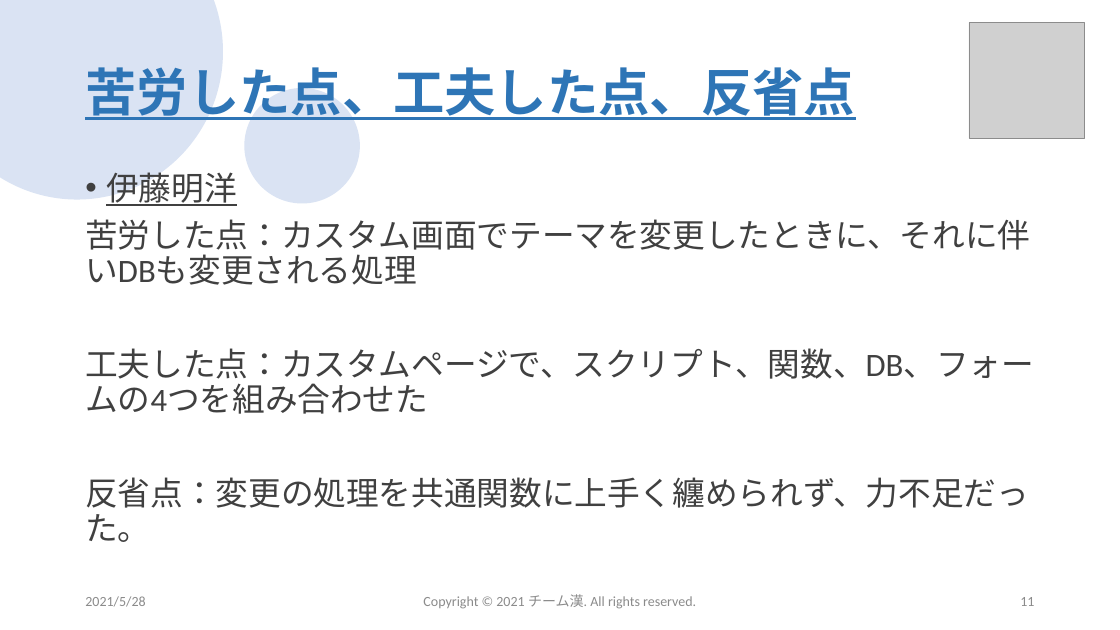
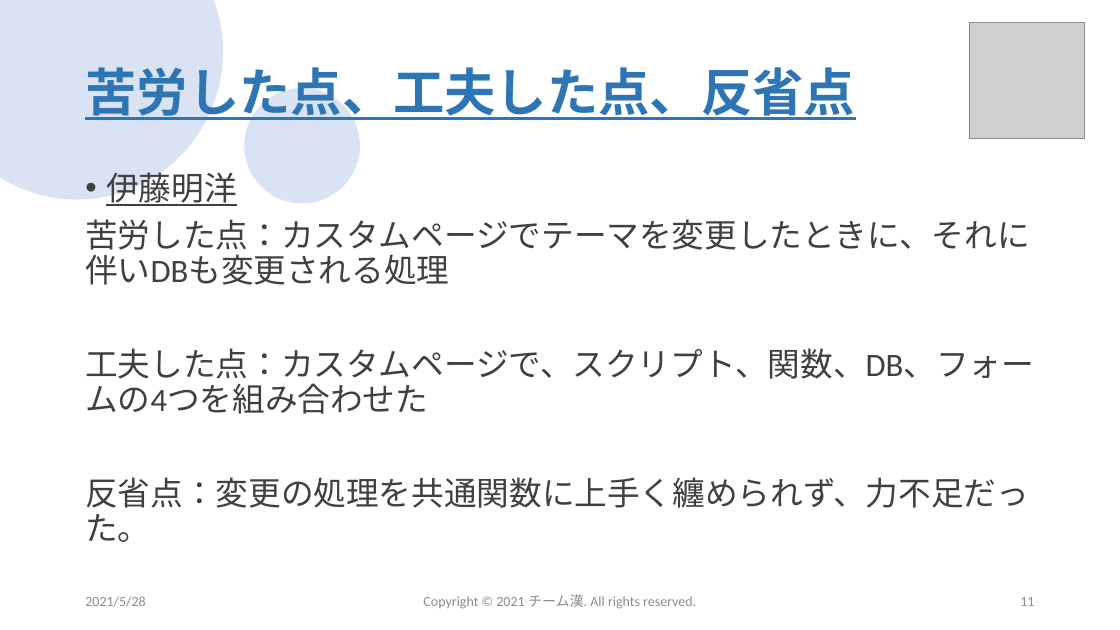
Before and after one commit to sss-sr2021/GUYS, a slide deck: slide 11 of 提出物/チーム漢_成果発表会プレゼン資料.pptx. Drawn at 1120x630 pixels with LibreOffice and Linux fonts; fonts in the diff are those of the drawing; grey boxes stand for pictures; background and template pictures are left out. Boxes give left, top, right and bottom in pixels: in the first picture for what was removed or moved away, otherwise in the second. Text is boxed around its words. In the diff, an @@ line names an element or a change of style, - is before the commit and + after.

Commit message:
プレゼン資料変更

```diff
--- a/提出物/チーム漢_成果発表会プレゼン資料.pptx
+++ b/提出物/チーム漢_成果発表会プレゼン資料.pptx
@@ text at (85,219,1029,285): text changed @@
-苦労した点：カスタム画面でテーマを変更したときに、それに伴いDBも変更される処理
+苦労した点：カスタムページでテーマを変更したときに、それに伴いDBも変更される処理
```
Also in this commit, not shown: 4 other slides changed.
